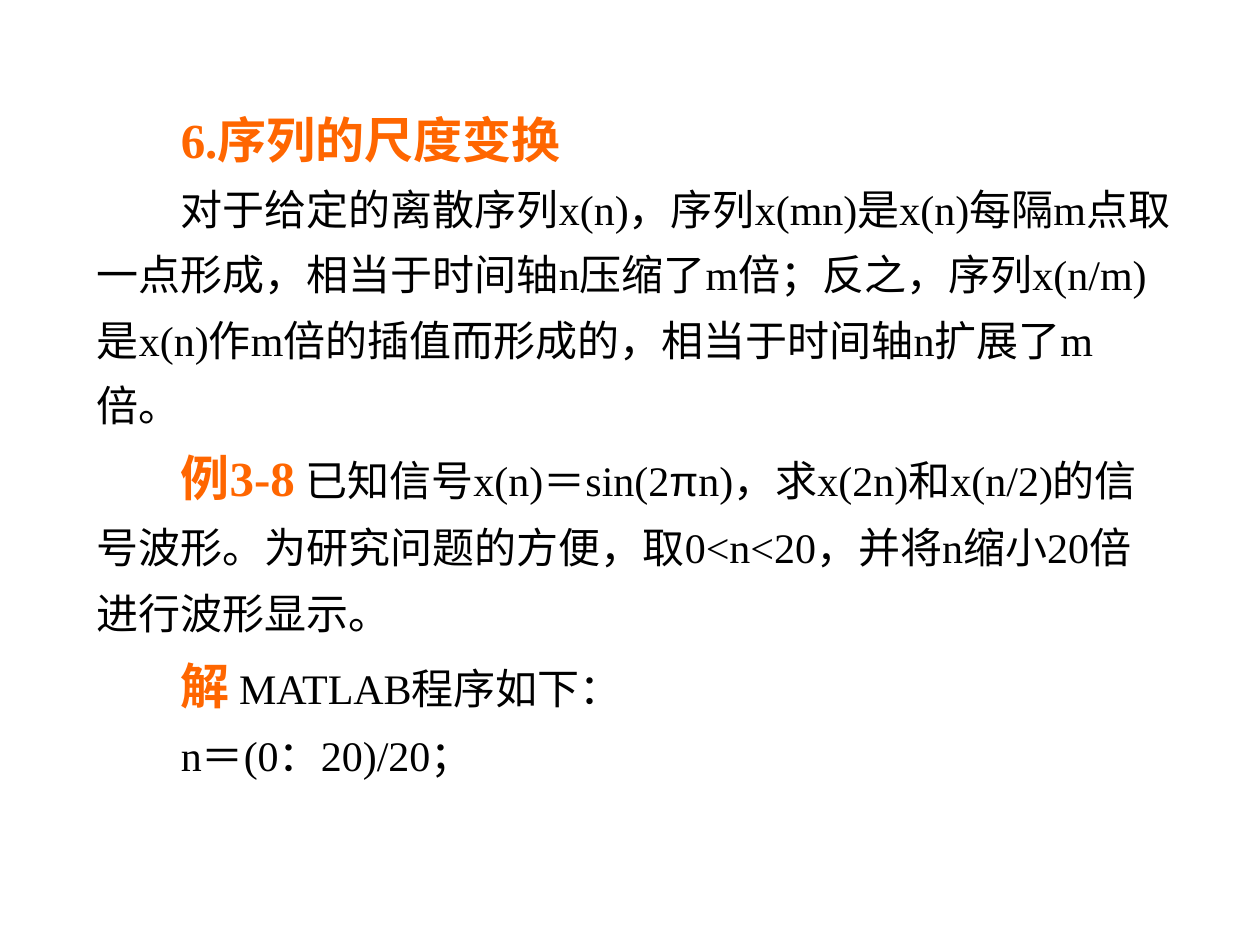
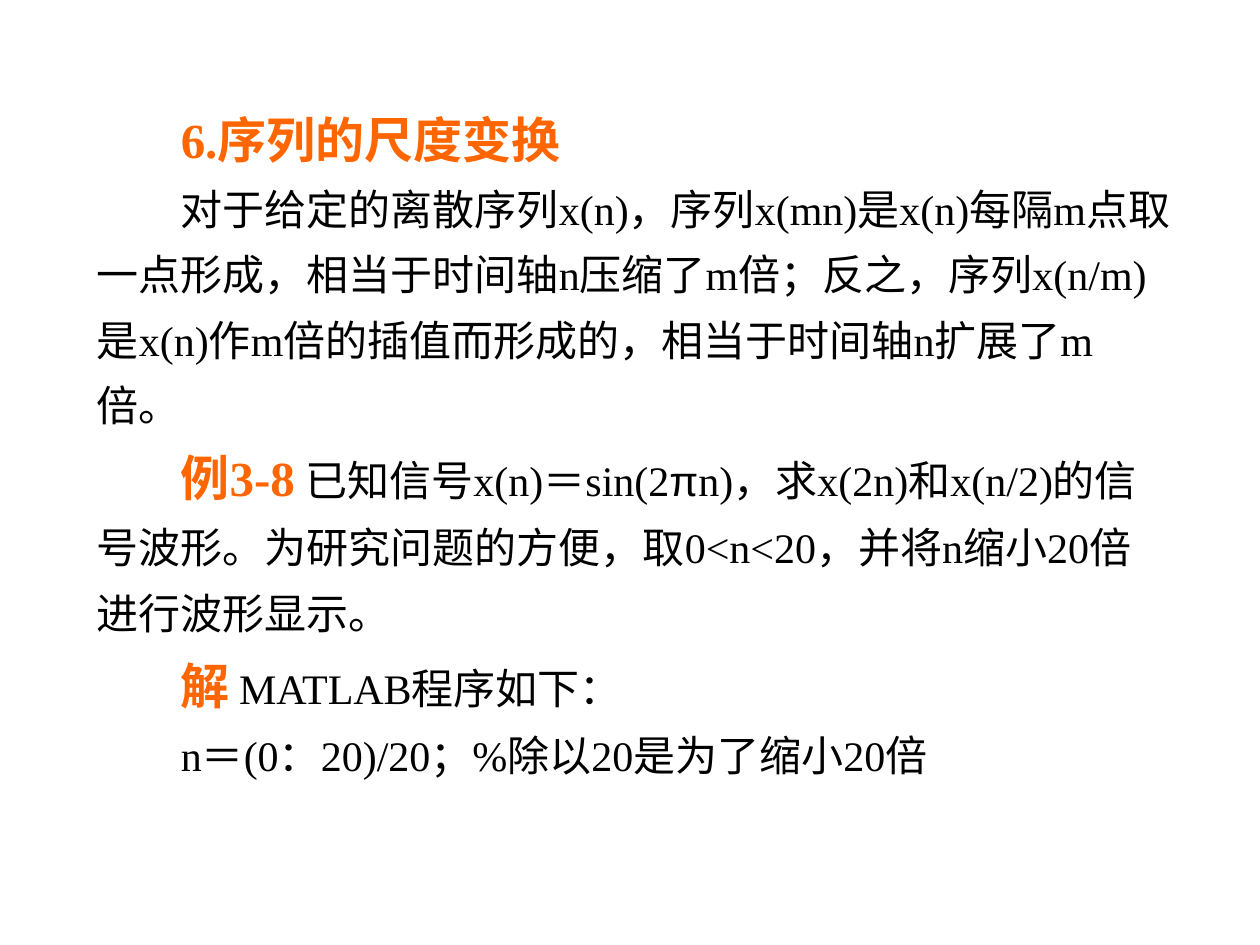
Before and after one commit to zhengxq27/Junoir_study_last, a slide deck: slide 34 of 数字信号处理/课件/Matlab 3 离散序列的基本运算.ppt. Drawn at 1260x945 pixels with LibreOffice and Linux fonts; fonts in the diff are those of the drawing. Boxes give left, top, right and bottom in pixels: in the first picture for what was removed or moved away, otherwise in the second. Text is boxed around its words. In the diff, an @@ line names an element or a change of style, - is before the commit and + after.

```diff
--- a/数字信号处理/课件/Matlab 3 离散序列的基本运算.ppt
+++ b/数字信号处理/课件/Matlab 3 离散序列的基本运算.ppt
@@ title at bbox=[97, 120, 1170, 780]: text changed @@
-6.序列的尺度变换
-对于给定的离散序列x(n)，序列x(mn)是x(n)每隔m点取一点形成，相当于时间轴n压缩了m倍；反之，序列x(n/m)是x(n)作m倍的插值而形成的，相当于时间轴n扩展了m倍。
-例3-8 已知信号x(n)＝sin(2πn)，求x(2n)和x(n/2)的信号波形。为研究问题的方便，取0<n<20，并将n缩小20倍进行波形显示。
-解 MATLAB程序如下：
-n＝(0：20)/20；
+6.序列的尺度变换
+对于给定的离散序列x(n)，序列x(mn)是x(n)每隔m点取一点形成，相当于时间轴n压缩了m倍；反之，序列x(n/m)是x(n)作m倍的插值而形成的，相当于时间轴n扩展了m倍。
+例3-8 已知信号x(n)＝sin(2πn)，求x(2n)和x(n/2)的信号波形。为研究问题的方便，取0<n<20，并将n缩小20倍进行波形显示。
+解 MATLAB程序如下：
+n＝(0：20)/20；%除以20是为了缩小20倍
```
Also in this commit, not shown: 1 other slide changed.
